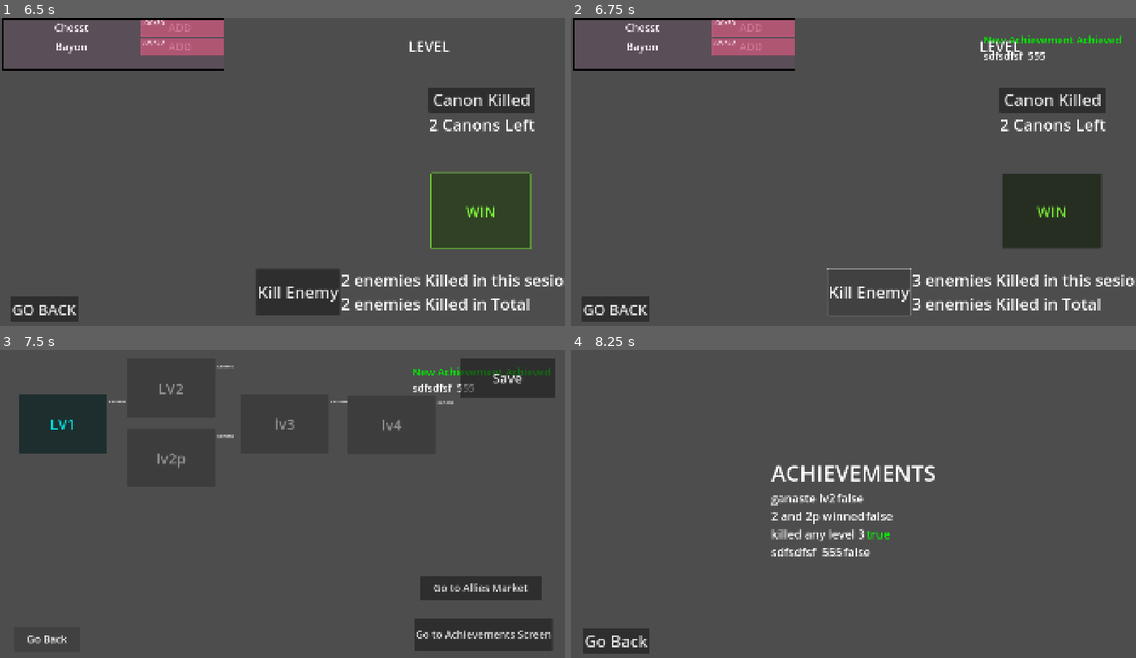
Above: before the commit, frames 1-4 (two rows, left to right).
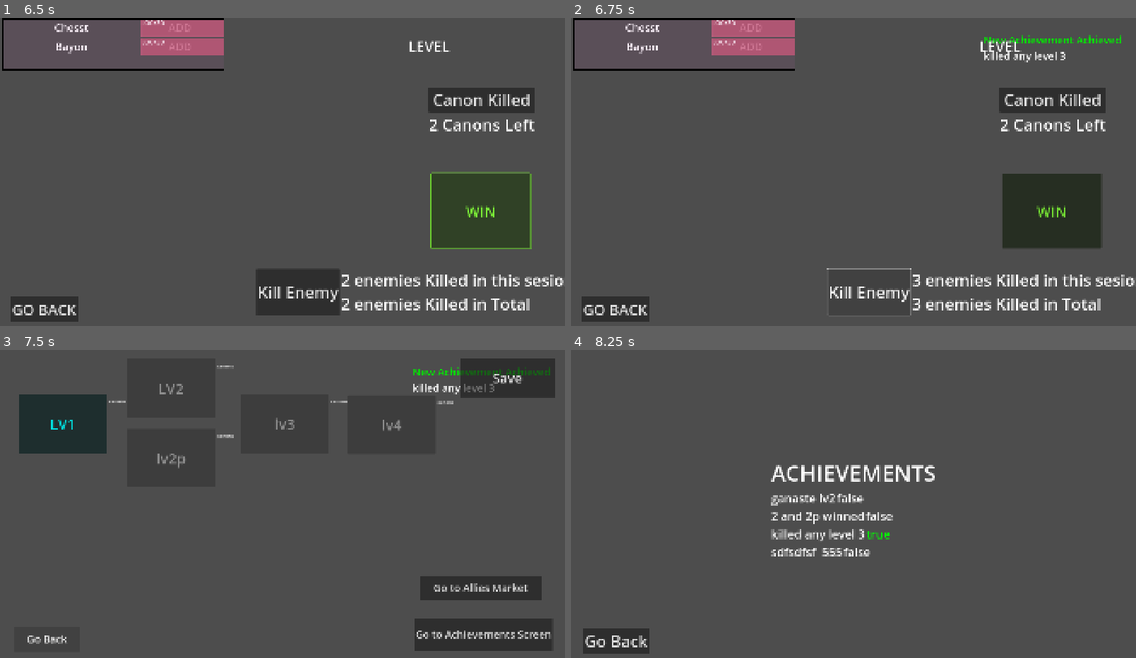
Above: after the commit, the same moments.

Repository: diablohumastudio/NvC-Data-Systems
Game: Godot game, scene res://screens/game/game.tscn
The game is run twice, just before and just after one commit, with the same random seed, the same clock (stepped at 60 frames per second) and the same inputs. This scene is started directly instead of the project's main scene. The engine's default icon, where the game draws it, is replaced by a stand-in: a white triangle on a blue panel in a dark square.
Inputs:
- Up to frame 1 (6.5 s): click "Canon Killed" at 0.5 s; click "WIN" at 1.25 s; click "Kill Enemy" at 2 s; click "Canon Killed" at 2.75 s; click "WIN" at 3.5 s; click "Kill Enemy" at 4.25 s; click "Canon Killed" at 5 s; click "WIN" at 5.75 s
- Up to frame 2 (6.75 s): click "Kill Enemy" at 6.5 s
- Up to frame 3 (7.5 s): click "GO BACK" at 7.25 s
- Up to frame 4 (8.25 s): click "Go to Achievements Screen" at 8 s

Frame 1 is identical in both runs. In frame 2, 0.2% of the frame differs, in the area x 73-88%, y 10-15%; in frame 3, 0.2%; in frame 4, nothing differs.
Error in both runs: Invalid access to property or key 'id' on a base object of type 'Nil'. (res://screens/game/game.gd:23)

Commit message:
some conditions and levels and ud_levels to show its easy create ne flows even if no lineal or unlock level dependant

Diff:
--- a/data/achievements/user_data/data/ud_achiev_enem_any_level_tot_3.tres
+++ b/data/achievements/user_data/data/ud_achiev_enem_any_level_tot_3.tres
@@ -6,7 +6,7 @@
 
 [resource]
 script = ExtResource("2_p0j03")
-id = 3
+id = 2
 is_achieved = false
 porcentage_achieved = 0
 conditions = Dictionary[ExtResource("1_wu4l1"), bool]({
--- a/data/achievements/user_data/data/ud_achiev_enem_kill_tot_5.tres
+++ b/data/achievements/user_data/data/ud_achiev_enem_kill_tot_5.tres
@@ -6,7 +6,7 @@
 
 [resource]
 script = ExtResource("2_25vsy")
-id = 2
+id = 3
 is_achieved = false
 porcentage_achieved = 0
 conditions = Dictionary[ExtResource("1_m78wk"), bool]({
--- a/data/achievements/user_data/model/ud_achievement.gd
+++ b/data/achievements/user_data/model/ud_achievement.gd
@@ -21,7 +21,6 @@
 
 	# Connect new signals
 	for condition in conditions:
-		print(condition.id)
 		if !condition.fullfilled.is_connected(_on_condition_fullfilled):
 			condition.fullfilled.connect(_on_condition_fullfilled)
 
--- /dev/null
+++ b/data/acs_system/conditions/data/cond_lv_compl_lv_3_ex.tres
@@ -0,0 +1,9 @@
+[gd_resource type="Resource" script_class="CondLvCompl" load_steps=2 format=3 uid="uid://c0botmc4r3e7t"]
+
+[ext_resource type="Script" uid="uid://bmc3bhfaqdmro" path="res://data/acs_system/conditions/model/cond_lv_compl.gd" id="1_5ivqi"]
+
+[resource]
+script = ExtResource("1_5ivqi")
+level_id = 4
+id = "cond_lv_compl_lv_3_ex"
+metadata/_custom_type_script = "uid://bmc3bhfaqdmro"
--- a/data/levels/res_data/data/level_4.tres
+++ b/data/levels/res_data/data/level_4.tres
@@ -5,7 +5,7 @@
 
 [resource]
 script = ExtResource("1_ylf00")
-id = 4
+id = 6
 level_name = "lv4"
 ud_level = ExtResource("2_7qn1v")
 metadata/_custom_type_script = "uid://sukboetqeqqg"
--- /dev/null
+++ b/data/levels/res_data/data/level_ex.tres
@@ -0,0 +1,11 @@
+[gd_resource type="Resource" script_class="Level" load_steps=3 format=3 uid="uid://bxydxjqj1kqm8"]
+
+[ext_resource type="Script" uid="uid://sukboetqeqqg" path="res://data/levels/res_data/model/level.gd" id="1_4chq5"]
+[ext_resource type="Resource" uid="uid://ut7xu7mb71ga" path="res://data/levels/user_data/data/ud_lv_ex.tres" id="2_rlpow"]
+
+[resource]
+script = ExtResource("1_4chq5")
+id = 4
+level_name = "lvl ex"
+ud_level = ExtResource("2_rlpow")
+metadata/_custom_type_script = "uid://sukboetqeqqg"
--- /dev/null
+++ b/data/levels/res_data/data/level_ex_2.tres
@@ -0,0 +1,11 @@
+[gd_resource type="Resource" script_class="Level" load_steps=3 format=3 uid="uid://fnusyqy3rig8"]
+
+[ext_resource type="Script" uid="uid://sukboetqeqqg" path="res://data/levels/res_data/model/level.gd" id="1_b2qdb"]
+[ext_resource type="Resource" uid="uid://h74tkrwf7gq5" path="res://data/levels/user_data/data/ud_lv_ex_2.tres" id="2_kh0dk"]
+
+[resource]
+script = ExtResource("1_b2qdb")
+id = 5
+level_name = "level ex2"
+ud_level = ExtResource("2_kh0dk")
+metadata/_custom_type_script = "uid://sukboetqeqqg"
--- a/data/levels/res_data/model/level.gd
+++ b/data/levels/res_data/model/level.gd
@@ -1,6 +1,6 @@
 class_name Level extends Resource
 
-enum IDs {Level1, Level2, Level2p, Level3, Level4}
+enum IDs {Level1, Level2, Level2p, Level3, LevelEx, LevelEx2, Level4}
 
 @export var id: IDs
 @export var level_name: String
--- a/data/levels/user_data/data/ud_lv_1.tres
+++ b/data/levels/user_data/data/ud_lv_1.tres
@@ -1,13 +1,13 @@
 [gd_resource type="Resource" script_class="UDLevel" load_steps=3 format=3 uid="uid://ebbsfl7ljosx"]
 
 [ext_resource type="Script" uid="uid://bogjp3dhhsxqm" path="res://data/levels/user_data/model/ud_level.gd" id="1_u4cbv"]
-[ext_resource type="Script" uid="uid://bmc3bhfaqdmro" path="res://data/acs_system/conditions/model/cond_lv_compl.gd" id="3_375jt"]
+[ext_resource type="Script" uid="uid://d3wt36dxybuoe" path="res://data/acs_system/conditions/model/condition.gd" id="2_r6cyj"]
 
 [resource]
 script = ExtResource("1_u4cbv")
 id = 0
-locked = false
 completed = false
 completed_all_canons = false
-unlocked_conditions = Dictionary[ExtResource("3_375jt"), bool]({})
+locked = false
+unlocked_conditionis = Dictionary[ExtResource("2_r6cyj"), bool]({})
 metadata/_custom_type_script = "uid://bogjp3dhhsxqm"
--- a/data/levels/user_data/data/ud_lv_2.tres
+++ b/data/levels/user_data/data/ud_lv_2.tres
@@ -10,7 +10,7 @@
 completed = false
 completed_all_canons = false
 locked = true
-unlocked_conditions = Dictionary[ExtResource("2_poxqm"), bool]({
+unlocked_conditionis = Dictionary[ExtResource("2_poxqm"), bool]({
 ExtResource("3_ewvcl"): false
 })
 metadata/_custom_type_script = "uid://bogjp3dhhsxqm"
--- a/data/levels/user_data/data/ud_lv_2p.tres
+++ b/data/levels/user_data/data/ud_lv_2p.tres
@@ -10,7 +10,7 @@
 completed = false
 completed_all_canons = false
 locked = true
-unlocked_conditions = Dictionary[ExtResource("2_w0uoj"), bool]({
+unlocked_conditionis = Dictionary[ExtResource("2_w0uoj"), bool]({
 ExtResource("4_0t7c1"): false
 })
 metadata/_custom_type_script = "uid://bogjp3dhhsxqm"
--- a/data/levels/user_data/data/ud_lv_3.tres
+++ b/data/levels/user_data/data/ud_lv_3.tres
@@ -11,7 +11,7 @@
 completed = false
 completed_all_canons = false
 locked = true
-unlocked_conditions = Dictionary[ExtResource("2_16b0h"), bool]({
+unlocked_conditionis = Dictionary[ExtResource("2_16b0h"), bool]({
 ExtResource("4_lj3uh"): false,
 ExtResource("5_iplk3"): false
 })
--- a/data/levels/user_data/data/ud_lv_4.tres
+++ b/data/levels/user_data/data/ud_lv_4.tres
@@ -6,11 +6,11 @@
 
 [resource]
 script = ExtResource("1_o8ku2")
-id = 4
+id = 6
 completed = false
 completed_all_canons = false
 locked = true
-unlocked_conditions = Dictionary[ExtResource("2_qtce7"), bool]({
+unlocked_conditionis = Dictionary[ExtResource("2_qtce7"), bool]({
 ExtResource("4_osdn1"): false
 })
 metadata/_custom_type_script = "uid://bogjp3dhhsxqm"
--- /dev/null
+++ b/data/levels/user_data/data/ud_lv_ex.tres
@@ -0,0 +1,18 @@
+[gd_resource type="Resource" script_class="UDLevel" load_steps=5 format=3 uid="uid://ut7xu7mb71ga"]
+
+[ext_resource type="Script" uid="uid://bogjp3dhhsxqm" path="res://data/levels/user_data/model/ud_level.gd" id="1_t2jh2"]
+[ext_resource type="Script" uid="uid://d3wt36dxybuoe" path="res://data/acs_system/conditions/model/condition.gd" id="2_dv73c"]
+[ext_resource type="Resource" uid="uid://dr8x0p2einy6a" path="res://data/acs_system/conditions/data/cond_lv_compl_lv_1.tres" id="3_bimfr"]
+[ext_resource type="Resource" uid="uid://c2fdve1l4yaob" path="res://data/acs_system/conditions/data/cond_enem_killd_tot_5.tres" id="5_2ygdb"]
+
+[resource]
+script = ExtResource("1_t2jh2")
+id = 4
+completed = false
+completed_all_canons = false
+locked = true
+unlocked_conditionis = Dictionary[ExtResource("2_dv73c"), bool]({
+ExtResource("3_bimfr"): false,
+ExtResource("5_2ygdb"): false
+})
+metadata/_custom_type_script = "uid://bogjp3dhhsxqm"
--- /dev/null
+++ b/data/levels/user_data/data/ud_lv_ex_2.tres
@@ -0,0 +1,18 @@
+[gd_resource type="Resource" script_class="UDLevel" load_steps=5 format=3 uid="uid://h74tkrwf7gq5"]
+
+[ext_resource type="Script" uid="uid://bogjp3dhhsxqm" path="res://data/levels/user_data/model/ud_level.gd" id="1_s4dgg"]
+[ext_resource type="Script" uid="uid://d3wt36dxybuoe" path="res://data/acs_system/conditions/model/condition.gd" id="2_cch6q"]
+[ext_resource type="Resource" uid="uid://dr8x0p2einy6a" path="res://data/acs_system/conditions/data/cond_lv_compl_lv_1.tres" id="3_cch6q"]
+[ext_resource type="Resource" uid="uid://c0botmc4r3e7t" path="res://data/acs_system/conditions/data/cond_lv_compl_lv_3_ex.tres" id="4_mtf48"]
+
+[resource]
+script = ExtResource("1_s4dgg")
+id = 5
+completed = false
+completed_all_canons = false
+locked = true
+unlocked_conditionis = Dictionary[ExtResource("2_cch6q"), bool]({
+ExtResource("3_cch6q"): false,
+ExtResource("4_mtf48"): false
+})
+metadata/_custom_type_script = "uid://bogjp3dhhsxqm"
--- a/data/levels/user_data/model/ud_level.gd
+++ b/data/levels/user_data/model/ud_level.gd
@@ -6,27 +6,27 @@
 @export var completed_all_canons: bool = false
 
 @export var locked: bool = true
-@export var unlocked_conditions: Dictionary[Condition, bool] : set = _set_unlocked_condition
+@export var unlocked_conditionis: Dictionary[Condition, bool] : set = _set_unlocked_condition
 
 func _set_unlocked_condition(new_value: Dictionary[Condition, bool]) -> void:
 	# Disconnect old signals to prevent memory leaks
-	if unlocked_conditions:
-		for unlocked_condition in unlocked_conditions:
+	if unlocked_conditionis:
+		for unlocked_condition in unlocked_conditionis:
 			if unlocked_condition.fullfilled.is_connected(_on_unlocked_condition_fullfilled):
 				unlocked_condition.fullfilled.disconnect(_on_unlocked_condition_fullfilled)
 
-	unlocked_conditions = new_value
-	if !unlocked_conditions: return
+	unlocked_conditionis = new_value
+	if !unlocked_conditionis: return
 
 	# Connect new signals
-	for unlocked_condition in unlocked_conditions:
+	for unlocked_condition in unlocked_conditionis:
 		if !unlocked_condition.fullfilled.is_connected(_on_unlocked_condition_fullfilled):
 			unlocked_condition.fullfilled.connect(_on_unlocked_condition_fullfilled)
 
 func _on_unlocked_condition_fullfilled(condition : Condition) -> void:
-	unlocked_conditions[condition] = true
-	for unlocked_condition in unlocked_conditions:
-		if unlocked_conditions[unlocked_condition] == false:
+	unlocked_conditionis[condition] = true
+	for unlocked_condition in unlocked_conditionis:
+		if unlocked_conditionis[unlocked_condition] == false:
 			return
 	if locked:
 		self.locked = false
